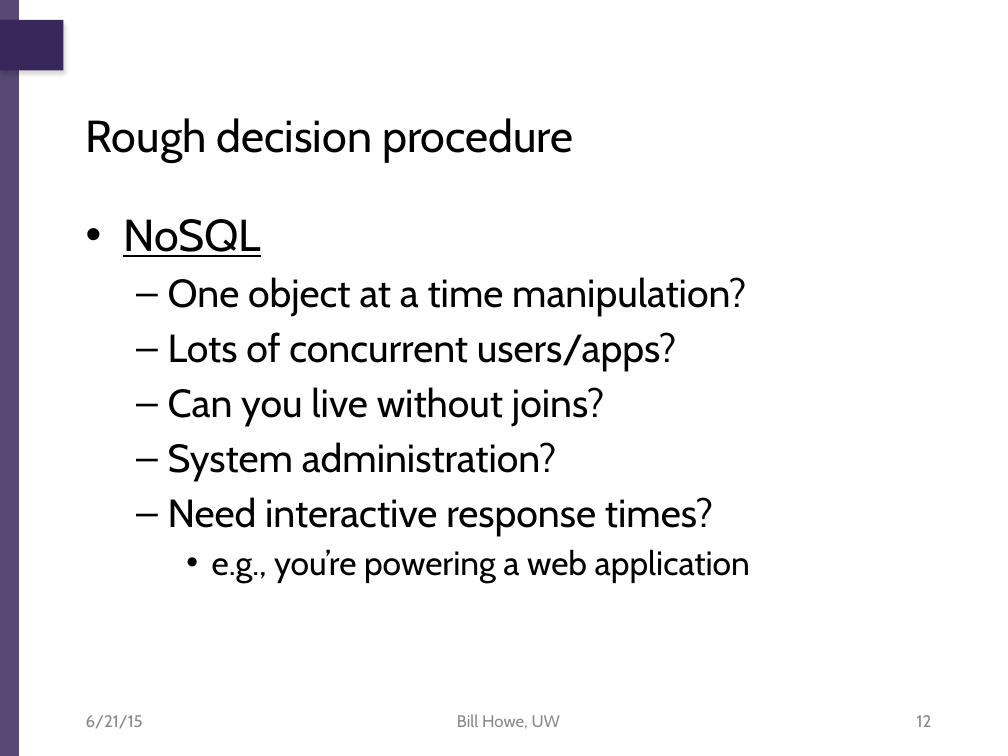
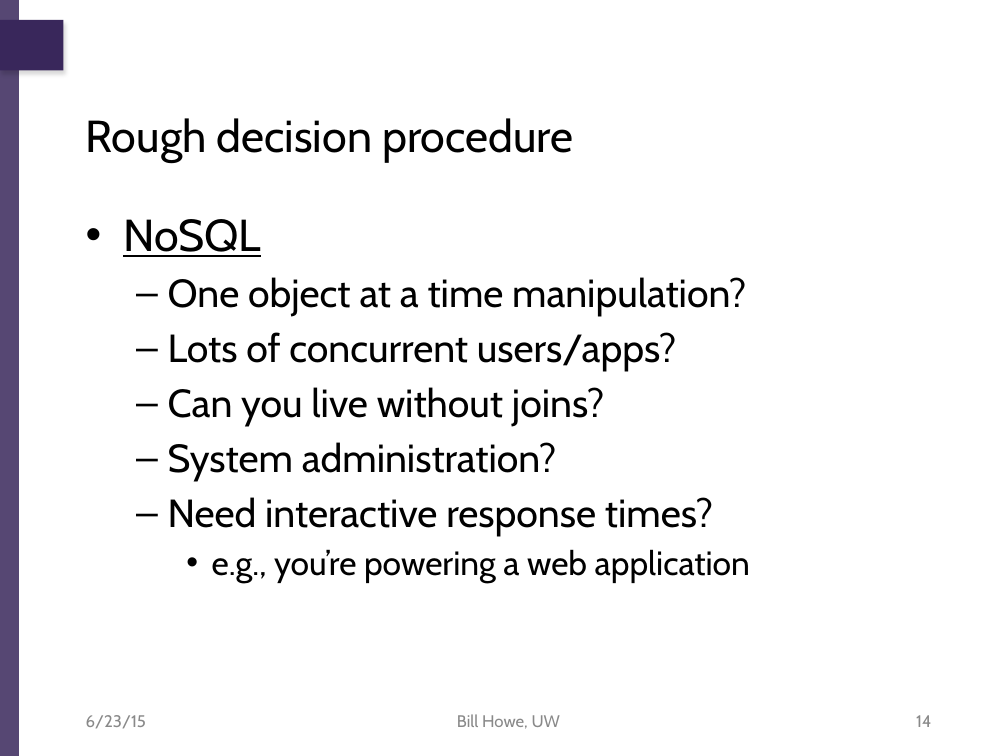
Before and after one commit to billhowe/datasci_course_materials, a slide deck: slide 14 of day1_data_management/part3_nosql/06_nosql.pptx (slide 12 before the commit). Drawn at 1008x756 pixels with LibreOffice and Linux fonts; fonts in the diff are those of the drawing; background and template pictures are left out. Boxes give left, top, right and bottom in pixels: in the first picture for what was removed or moved away, otherwise in the second. Text is boxed around its words. In the diff, an @@ line names an element or a change of style, - is before the commit and + after.

```diff
--- a/day1_data_management/part3_nosql/06_nosql.pptx
+++ b/day1_data_management/part3_nosql/06_nosql.pptx
@@ text at [86,715,146,729]: text changed @@
-6/21/15
+6/23/15
@@ page number at [916,715,931,727]: text changed @@
-12
+14
```
Also in this commit, not shown: 20 other slides changed, 7 slides added, 2 slides removed.
